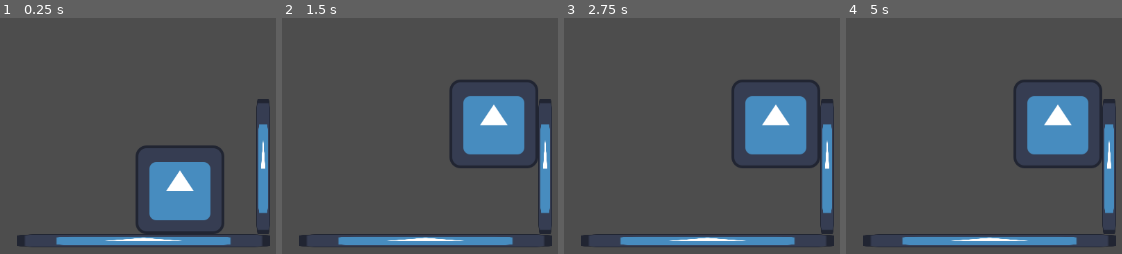
Above: before the commit, frames 1-4 (left to right).
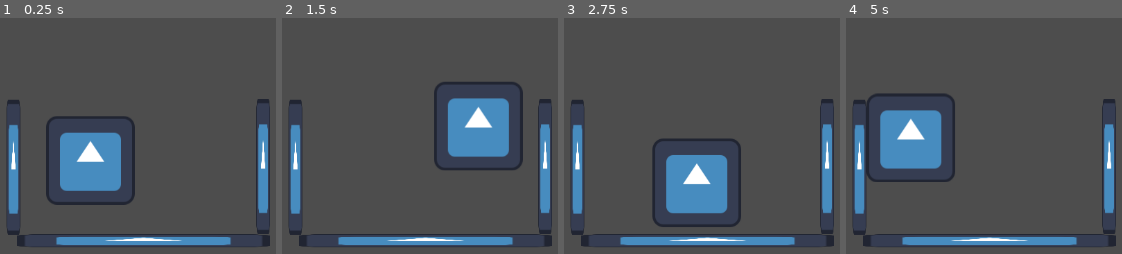
Above: after the commit, the same moments.

Repository: arcality/Built-to-Scale-GMTK-2024
Game: Godot game, scene res://scenes/main.tscn
Same seed, same stepped clock (60 frames per second), same inputs: the game is played once before the commit and once after it. The engine's default icon, where the game draws it, is replaced by a stand-in: a white triangle on a blue panel in a dark square.
Inputs:
- Up to frame 1 (0.25 s): no input
- Up to frame 2 (1.5 s): hold Space (jump) 0.53-1.28 s; hold D (move_right) from 0.53 s (still down); tap Space (jump) at 1.35 s
- Up to frame 3 (2.75 s): tap Space (jump) at 1.52, 1.82 s; release D (move_right) at 2.03 s; hold A (move_left) from 2.03 s (still down); hold Space (jump) from 2.03 s (still down)
- Up to frame 4 (5 s): release A (move_left) at 2.78 s; release Space (jump) at 2.78 s; hold D (move_right) 2.78-4.28 s; tap Space (jump) at 2.85, 3.02, 3.32, 4.35, 4.52, 4.82 s; hold Space (jump) 3.53-4.28 s; tap Enter at 4.25 s; hold A (move_left) from 4.28 s (still down)

The runs differ from the first frame. In frame 1, 16% of the frame differs, in the area x 2-82%, y 34-92%; in frame 2, 8.0%; in frame 3, 16%; in frame 4, 16%, in the area x 2-93%, y 26-92%.

Commit message:
added mostly working wall jump

Diff:
--- a/scenes/main.tscn
+++ b/scenes/main.tscn
@@ -9,4 +9,4 @@
 position = Vector2(637, 589)
 
 [node name="Player" parent="." instance=ExtResource("2_tyjf3")]
-position = Vector2(617, 508)
+position = Vector2(488, 416)
--- a/scenes/player.tscn
+++ b/scenes/player.tscn
@@ -9,6 +9,7 @@
 [ext_resource type="Script" path="res://scripts/state-machine/falling.gd" id="7_rlv7g"]
 [ext_resource type="Script" path="res://scripts/state-machine/dashing.gd" id="8_3whrh"]
 [ext_resource type="Script" path="res://scripts/state-machine/clinging.gd" id="9_k8hsb"]
+[ext_resource type="Script" path="res://scripts/state-machine/walljumping.gd" id="10_vcfsn"]
 
 [sub_resource type="RectangleShape2D" id="RectangleShape2D_bn55i"]
 size = Vector2(128, 128)
@@ -16,6 +17,7 @@
 [node name="Player" type="CharacterBody2D"]
 script = ExtResource("1_vscu2")
 active_jetpack_state = "dashing"
+active_arm_state = "walljumping"
 
 [node name="CollisionShape2D" type="CollisionShape2D" parent="."]
 shape = SubResource("RectangleShape2D_bn55i")
@@ -49,4 +51,17 @@
 [node name="Clinging" type="Node" parent="FiniteStateMachine"]
 script = ExtResource("9_k8hsb")
 
+[node name="Walljumping" type="Node" parent="FiniteStateMachine"]
+script = ExtResource("10_vcfsn")
+
+[node name="RayCastRight" type="RayCast2D" parent="."]
+position = Vector2(65, 0)
+target_position = Vector2(16, 0)
+hit_from_inside = true
+
+[node name="RayCastLeft" type="RayCast2D" parent="."]
+position = Vector2(-65, 0)
+target_position = Vector2(-16, 0)
+hit_from_inside = true
+
 [connection signal="timeout" from="FiniteStateMachine/Dashing/Timer" to="FiniteStateMachine/Dashing" method="_on_timer_timeout"]
--- a/scenes/temp_terrain.tscn
+++ b/scenes/temp_terrain.tscn
@@ -27,3 +27,12 @@
 position = Vector2(-72.4999, 9.5)
 scale = Vector2(2.85156, 0.148437)
 texture = ExtResource("1_tj54d")
+
+[node name="CollisionShape2D3" type="CollisionShape2D" parent="."]
+position = Vector2(-260, -96.4998)
+shape = SubResource("RectangleShape2D_ervrn")
+
+[node name="Sprite2D3" type="Sprite2D" parent="."]
+position = Vector2(-260, -96.4998)
+scale = Vector2(0.15625, 1.52344)
+texture = ExtResource("1_tj54d")
--- a/scripts/player.gd
+++ b/scripts/player.gd
@@ -6,6 +6,7 @@
 var jump_strength := -600.0
 var special_jump_used := false
 var facing_direction := 1.0
+var clinging_direction := 0.0
 
 @export var active_jetpack_state : String
 # can be "jumping" or "dashing" or (WIP) "umbrellaing"
@@ -14,7 +15,7 @@
 # doesn't quite have same functionality as active_jetpack_state, but is still
 # being used to keep track of arms
 #
-# will eventually have "clinging" "climbing" "walljumping"
+# will eventually have "climbing" "walljumping"
 # and (maybe) "jumping" for jump boosting arms (that won't be connected to a
 # script though)
 
@@ -53,7 +54,8 @@
 	if movement_direction() != 0:
 		facing_direction = movement_direction()
 
-	print(gravity)
+	#print(gravity)
+	#print(clinging_direction)
 
 	move_and_slide()
 
--- a/scripts/state-machine/clinging.gd
+++ b/scripts/state-machine/clinging.gd
@@ -2,21 +2,37 @@
 
 var player : Player
 
-var wall_direction = 0
-# doesn't work yet
+# if you let go slightly before you jump, you can still jump
+var buffer_timer := 0.0
 
 func Enter():
 	player = owner
+
+	# reset doublejump
 	player.special_jump_used = false
+
+	# stops falling
 	player.gravity = 0
 	player.velocity.y = 0
-	wall_direction = player.movement_direction()
 
 
 func Exit():
+	# re-enables falling
 	player.gravity = 2000
 	#print(player.gravity)
+	player.clinging_direction = 0.0
 
 func Update(_delta:float):
-	if player.movement_direction() == 0:
+
+	if player.movement_direction() != player.clinging_direction:
+		buffer_timer += 0.01
+	else:
+		buffer_timer = 0.0
+
+	if buffer_timer > 0.1:
 		state_transition.emit(self, "falling")
+		print("transition to falling")
+
+	if Input.is_action_just_pressed("jump") and player.active_arm_state == "walljumping":
+		state_transition.emit(self, "walljumping")
+		print("transition to walljumping")
--- a/scripts/state-machine/falling.gd
+++ b/scripts/state-machine/falling.gd
@@ -21,12 +21,18 @@
 		print("transition to idle")
 
 	# checks if the player is touching a wall and falling down
-	if player.is_on_wall() and player.velocity.y > 0 and player.movement_direction() != 0 and timer > 0.1:
-		state_transition.emit(self, "clinging")
-		print("transition to clinging")
+	if player.is_on_wall() and player.velocity.y > 0 and timer > 0.1:
+		if Input.is_action_pressed("move_right") and $"../../RayCastRight".is_colliding():
+			state_transition.emit(self, "clinging")
+			print("transition to clinging")
+			player.clinging_direction = 1.0
+		if Input.is_action_pressed("move_left") and $"../../RayCastLeft".is_colliding():
+			state_transition.emit(self, "clinging")
+			print("transition to clinging")
+			player.clinging_direction = -1.0
 	# this might not work yet
 
-	if not player.special_jump_used and Input.is_action_just_pressed("jump"):
+	if not player.special_jump_used and Input.is_action_just_pressed("jump") and timer > 0.1:
 		player.special_jump_used = true
 		state_transition.emit(self, player.active_jetpack_state)
 		print("transition to jumping from falling")
--- a/scripts/state-machine/idle.gd
+++ b/scripts/state-machine/idle.gd
@@ -15,6 +15,6 @@
 		state_transition.emit(self, "running")
 		print("transition to running")
 
-	if player.trying_jump() and player.is_on_floor():
+	if Input.is_action_just_pressed("jump") and player.is_on_floor():
 		state_transition.emit(self, "jumping")
 		print("transition to jumping from idle")
--- /dev/null
+++ b/scripts/state-machine/walljumping.gd
@@ -0,0 +1,17 @@
+extends State
+
+var player : Player
+
+func Enter():
+	player = owner
+	player.velocity.y = player.jump_strength
+	if $"../../RayCastRight".is_colliding():
+		player.velocity.x = -1000
+		print("colliding")
+	elif $"../../RayCastLeft".is_colliding():
+		player.velocity.x = 1000
+
+
+func Update(delta:float):
+	state_transition.emit(self, "falling")
+	print("transition to falling")
Not shown: 1 places in scenes/player.tscn that only renumber resources
